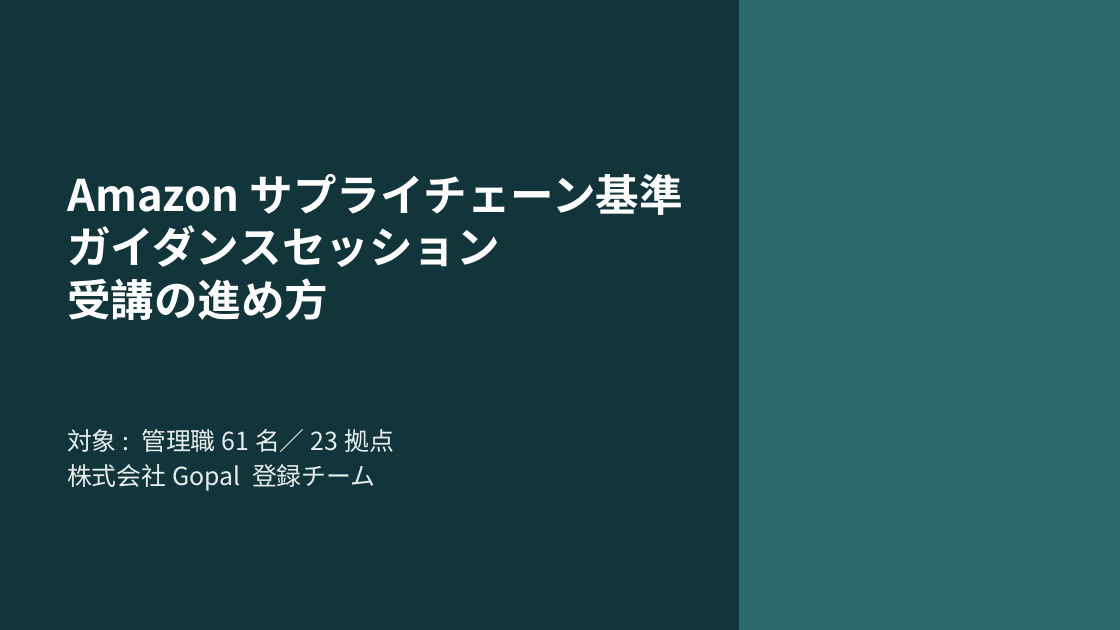
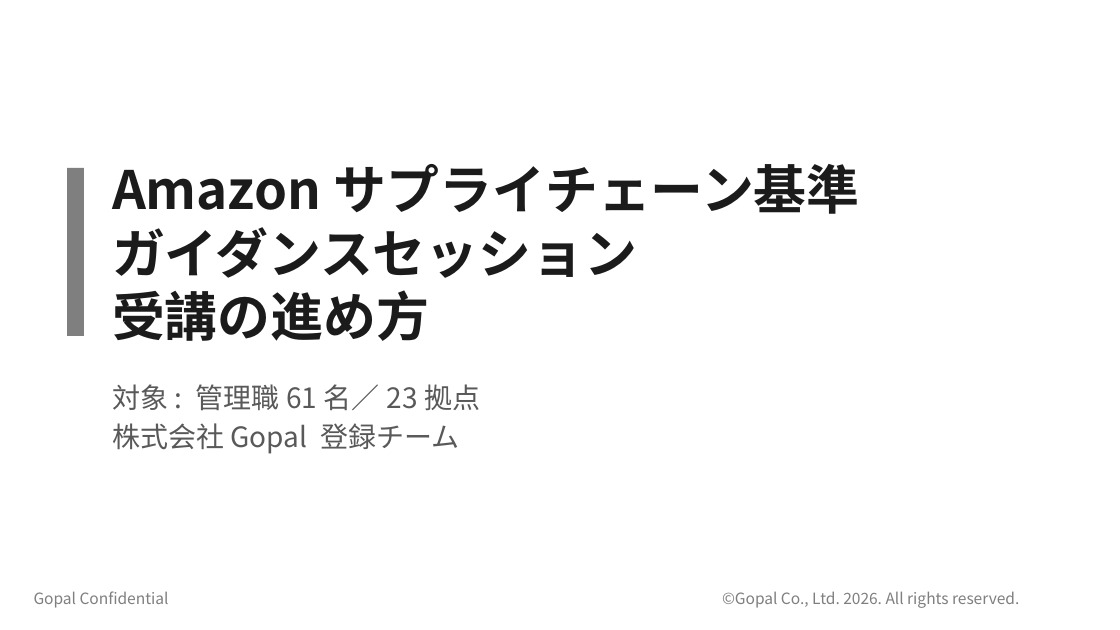
Before and after one commit to kagayugopal-eng/tamu, a slide deck: slide 1 of サプライチェーン基準_受講の進め方.pptx. Drawn at 1120x630 pixels with LibreOffice and Linux fonts; fonts in the diff are those of the drawing; background and template pictures are left out. Boxes give left, top, right and bottom in pixels: in the first picture for what was removed or moved away, otherwise in the second. Text is boxed around its words. In the diff, an @@ line names an element or a change of style, - is before the commit and + after.

```diff
--- a/サプライチェーン基準_受講の進め方.pptx
+++ b/サプライチェーン基準_受講の進め方.pptx
@@ rectangle removed at bbox=[0, 0, 1120, 629] @@
@@ rectangle removed at bbox=[739, 0, 1120, 629] @@
@@ rectangle added at bbox=[67, 168, 84, 336], fill #7F7F7F @@
@@ title "Amazonサプライチェーン基準": place and size @@
-title "Amazonサプライチェーン基準" at bbox=[67, 225, 499, 320]
+title "Amazonサプライチェーン基準" at bbox=[112, 227, 637, 341]
@@ title "Amazonサプライチェーン基準" at bbox=[112, 227, 637, 341]: size 28 to 34 pt, text colour #FFFFFF to #1B1B1B @@
@@ text "対象: 管理職61名／23拠点": place and size @@
-text "対象: 管理職61名／23拠点" at bbox=[67, 429, 375, 491]
+text "対象: 管理職61名／23拠点" at bbox=[112, 384, 460, 454]
@@ text "対象: 管理職61名／23拠点" at bbox=[112, 384, 460, 454]: size 16 to 18 pt, text colour #E6EFEE to #595959 @@
@@ text added at bbox=[34, 591, 169, 608], 10 pt, text #7F7F7F @@
+Gopal Confidential
@@ text added at bbox=[722, 591, 1019, 608], 10 pt, text #7F7F7F @@
+©Gopal Co., Ltd. 2026. All rights reserved.
```
Also in this commit, not shown: 10 other slides changed.
